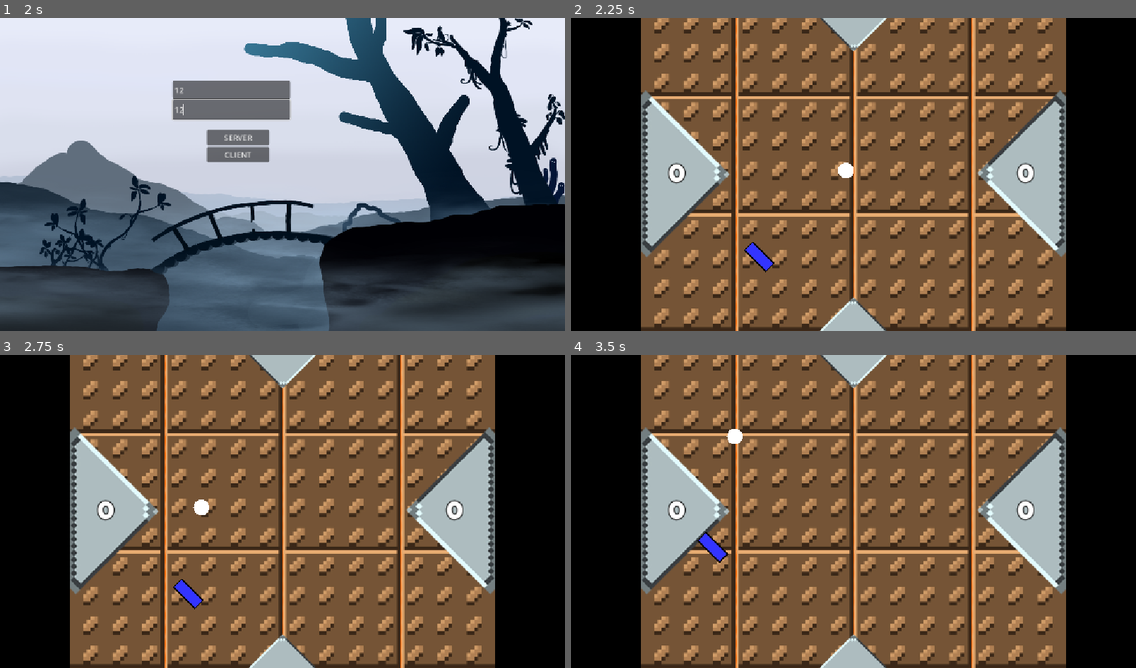
Above: before the commit, frames 1-4 (two rows, left to right).
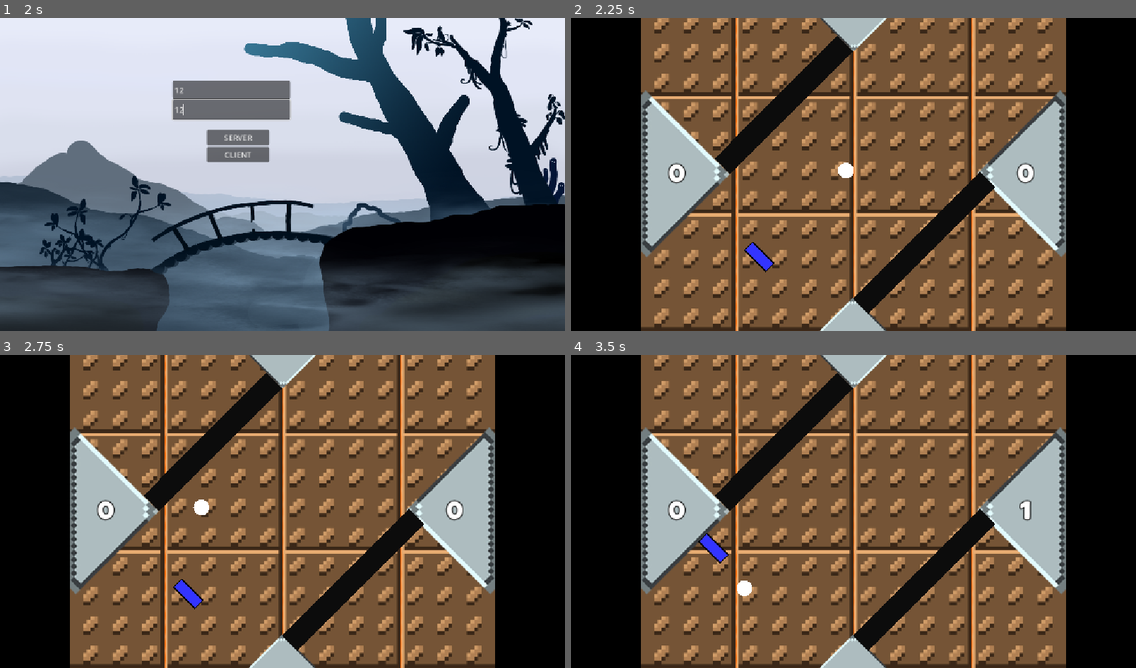
Above: after the commit, the same moments.

Repository: OskarSJ1337/GodotGame
Game: Godot game, scene res://scenes/menus/main_menu.tscn
Two runs of this game, one before a commit and one after it. Both use one fixed random seed, a clock stepped at 60 frames per second and the inputs below.
Inputs (mouse positions are in pixels of both pictures, inside the frame that each line leads up to):
- Up to frame 1 (2 s): click "Start" at 0.5 s; click (231, 89) at 1.27 s; type "12" at 1.35 s; click (231, 108) at 1.5 s; type "12" at 1.58 s
- Up to frame 2 (2.25 s): click "CLIENT" at 2 s
- Up to frame 3 (2.75 s): no input
- Up to frame 4 (3.5 s): hold W (up) from 2.78 s (still down)

Frame 1 is identical in both runs. In frame 2, 4.4% of the frame differs, in the area x 25-75%, y 5-95%; in frame 3, 4.4%; in frame 4, 4.7%, in the area x 22-82%, y 5-95%.

Commit message:
fixed hitboxes and added 2p borders

Diff:
--- a/scenes/battle/game.tscn
+++ b/scenes/battle/game.tscn
@@ -8,37 +8,8 @@
 [ext_resource type="PackedScene" uid="uid://bjlmaor4ohqo8" path="res://scenes/battle/ball.tscn" id="5_l63dy"]
 [ext_resource type="FontFile" uid="uid://dm0tf83ellxd4" path="res://Assets/fonts/Boring Time.otf" id="6_wg6ik"]
 
-[sub_resource type="SegmentShape2D" id="SegmentShape2D_p8roq"]
-a = Vector2(-64, -56)
-b = Vector2(-240, 120)
-
-[sub_resource type="SegmentShape2D" id="SegmentShape2D_137o5"]
-a = Vector2(-64, 232)
-b = Vector2(1, 167)
-
-[sub_resource type="SegmentShape2D" id="SegmentShape2D_0q8dx"]
-a = Vector2(512, 392)
-b = Vector2(448, 328)
-
-[sub_resource type="SegmentShape2D" id="SegmentShape2D_ykgmc"]
-a = Vector2(624, 504)
-b = Vector2(448, 326)
-
-[sub_resource type="SegmentShape2D" id="SegmentShape2D_sm3ht"]
-a = Vector2(144, 144)
-b = Vector2(321, 321)
-
-[sub_resource type="SegmentShape2D" id="SegmentShape2D_0tvmx"]
-a = Vector2(831, 320)
-b = Vector2(1008, 144)
-
-[sub_resource type="SegmentShape2D" id="SegmentShape2D_4p6cv"]
-a = Vector2(577, 65)
-b = Vector2(512, 0)
-
-[sub_resource type="SegmentShape2D" id="SegmentShape2D_86kjf"]
-a = Vector2(640, 0)
-b = Vector2(576, 64)
+[sub_resource type="RectangleShape2D" id="RectangleShape2D_ig7ix"]
+size = Vector2(250.31589, 251.73004)
 
 [sub_resource type="RectangleShape2D" id="RectangleShape2D_0q8dx"]
 size = Vector2(144, 640)
@@ -46,11 +17,14 @@
 [sub_resource type="RectangleShape2D" id="RectangleShape2D_ykgmc"]
 size = Vector2(1155.75, 27.5)
 
+[sub_resource type="RectangleShape2D" id="RectangleShape2D_q4bih"]
+size = Vector2(102.70729, 102.88409)
+
+[sub_resource type="RectangleShape2D" id="RectangleShape2D_2a15g"]
+size = Vector2(22.727905, 364.56384)
+
 [sub_resource type="RectangleShape2D" id="RectangleShape2D_o32of"]
 size = Vector2(358.6565, 160.5635)
-
-[sub_resource type="RectangleShape2D" id="RectangleShape2D_8b3qe"]
-size = Vector2(359.31073, 21)
 
 [node name="Game" type="Sprite2D" unique_id=1872106350]
 script = ExtResource("1_o32of")
@@ -80,34 +54,17 @@
 scale = Vector2(2.8806305, 2.8806305)
 texture = ExtResource("1_0tvmx")
 
-[node name="Top" type="CollisionShape2D" parent="Borders" unique_id=745320179]
-position = Vector2(384, 376)
-shape = SubResource("SegmentShape2D_p8roq")
+[node name="CollisionShape2D2" type="CollisionShape2D" parent="Borders" unique_id=1145547225]
+position = Vector2(1007, 320)
+rotation = 0.7853982
+scale = Vector2(0.9999998, 0.9999998)
+shape = SubResource("RectangleShape2D_ig7ix")
 
-[node name="Bottom" type="CollisionShape2D" parent="Borders" unique_id=2000161478]
-position = Vector2(576, 408)
-shape = SubResource("SegmentShape2D_137o5")
-
-[node name="CollisionShape2D" type="CollisionShape2D" parent="Borders" unique_id=1351122077]
-position = Vector2(128, 248)
-shape = SubResource("SegmentShape2D_0q8dx")
-
-[node name="CollisionShape2D2" type="CollisionShape2D" parent="Borders" unique_id=1688523703]
-position = Vector2(385, -9)
-shape = SubResource("SegmentShape2D_ykgmc")
-
-[node name="CollisionShape2D3" type="CollisionShape2D" parent="Borders" unique_id=1183609643]
-shape = SubResource("SegmentShape2D_sm3ht")
-
-[node name="CollisionShape2D4" type="CollisionShape2D" parent="Borders" unique_id=1107396361]
-position = Vector2(2, -1)
-shape = SubResource("SegmentShape2D_0tvmx")
-
-[node name="CollisionShape2D5" type="CollisionShape2D" parent="Borders" unique_id=1367590474]
-shape = SubResource("SegmentShape2D_4p6cv")
-
-[node name="CollisionShape2D6" type="CollisionShape2D" parent="Borders" unique_id=735879083]
-shape = SubResource("SegmentShape2D_86kjf")
+[node name="CollisionShape2D" type="CollisionShape2D" parent="Borders" unique_id=1644520822]
+position = Vector2(146.00002, 320)
+rotation = 0.7853982
+scale = Vector2(0.9999999, 0.9999999)
+shape = SubResource("RectangleShape2D_ig7ix")
 
 [node name="CollisionShape2D7" type="CollisionShape2D" parent="Borders" unique_id=1590974658]
 position = Vector2(72, 320)
@@ -124,6 +81,44 @@
 [node name="CollisionShape2D10" type="CollisionShape2D" parent="Borders" unique_id=365411639]
 position = Vector2(574.75, 654.5)
 shape = SubResource("RectangleShape2D_ykgmc")
+
+[node name="CollisionShape2D3" type="CollisionShape2D" parent="Borders" unique_id=1491030753]
+position = Vector2(576.5, -3.187)
+rotation = 0.7853982
+scale = Vector2(0.9999999, 0.9999999)
+shape = SubResource("RectangleShape2D_q4bih")
+
+[node name="CollisionShape2D4" type="CollisionShape2D" parent="Borders" unique_id=1404850814]
+position = Vector2(576.5, 645.125)
+rotation = 0.7853982
+scale = Vector2(0.9999998, 0.9999998)
+shape = SubResource("RectangleShape2D_q4bih")
+
+[node name="2p border1" type="CollisionShape2D" parent="Borders" unique_id=585145531]
+position = Vector2(444.10724, 182.89276)
+rotation = 0.7853982
+scale = Vector2(0.9999999, 0.9999999)
+shape = SubResource("RectangleShape2D_2a15g")
+
+[node name="ColorRect" type="ColorRect" parent="Borders/2p border1" unique_id=823789947]
+offset_left = -33.23402
+offset_top = -173.85571
+offset_right = 11.073353
+offset_bottom = 181.4338
+color = Color(0.04755766, 0.047557645, 0.047557645, 1)
+
+[node name="2p border2" type="CollisionShape2D" parent="Borders" unique_id=1161708751]
+position = Vector2(712.00006, 453.00006)
+rotation = 0.7853982
+scale = Vector2(0.9999999, 0.9999999)
+shape = SubResource("RectangleShape2D_2a15g")
+
+[node name="ColorRect" type="ColorRect" parent="Borders/2p border2" unique_id=1156363844]
+offset_left = -11.313771
+offset_top = -183.54456
+offset_right = 32.993603
+offset_bottom = 182.48581
+color = Color(0.04755766, 0.047557645, 0.047557645, 1)
 
 [node name="MultiplayerSpawner" type="MultiplayerSpawner" parent="." unique_id=1435765049]
 _spawnable_scenes = PackedStringArray("uid://ctrtle1hw0e24")
@@ -185,12 +180,6 @@
 one_shot = true
 autostart = true
 
-[node name="CollisionShape2D" type="CollisionShape2D" parent="." unique_id=1644520822]
-position = Vector2(440.96445, 454.96445)
-rotation = 0.7853982
-scale = Vector2(0.9999999, 0.9999999)
-shape = SubResource("RectangleShape2D_8b3qe")
-
 [connection signal="body_entered" from="ScoreLeft" to="." method="_on_score_left_body_entered"]
 [connection signal="body_entered" from="ScoreRight" to="." method="_on_score_right_body_entered"]
 [connection signal="timeout" from="BallTimer" to="." method="_on_ball_timer_timeout"]
--- a/scripts/systems/high_level_multiplayer_spawner.gd
+++ b/scripts/systems/high_level_multiplayer_spawner.gd
@@ -28,6 +28,12 @@
 	})
 	spawn_order += 1
 
+	if spawn_order < 3:
+		$"../Borders/2p border1".visible = true
+		$"../Borders/2p border2".visible = true
+
+
+
 func _spawn_player(data: Dictionary) -> Node:
 	var player: Node = network_player.instantiate()
 	player.name = str(data["id"])
